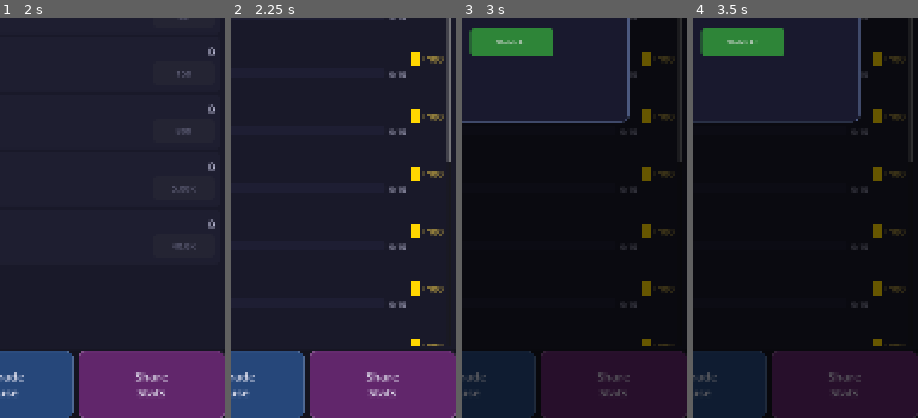
Above: before the commit, frames 1-4 (left to right).
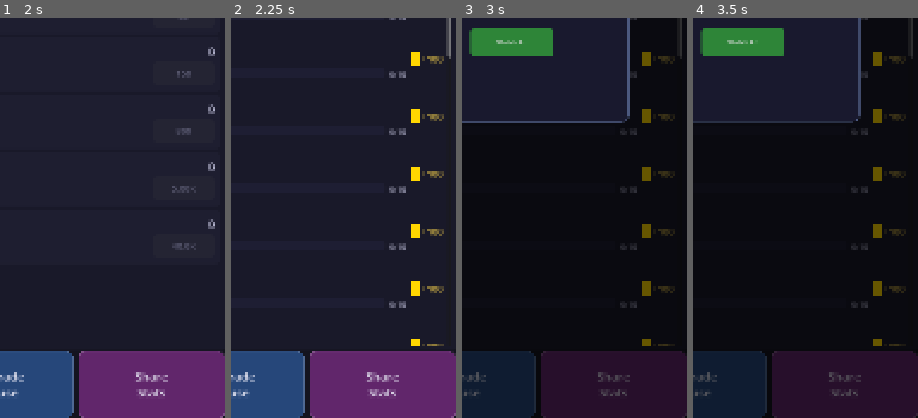
Above: after the commit, the same moments.

Repository: liuchangchangchang/cat-tuber
Game: Godot game, scene res://src/scenes/main_game.tscn
Same seed, same stepped clock (60 frames per second), same inputs: the game is played once before the commit and once after it.
Inputs:
- Up to frame 1 (2 s): click "Food" at 0.5 s; click "Toys" at 1.25 s
- Up to frame 2 (2.25 s): click "Awards" at 2 s
- Up to frame 3 (3 s): click "Boost 2x" at 2.75 s
- Up to frame 4 (3.5 s): no input
The pictures show only the part of the screen within x 50-100%, y 50-100%; the shares and areas given below are measured in that part.

Frame 1 is identical in both runs. In frame 2, 0.6% of the frame differs, in the area x 95-98%, y 9-36%; in frame 3, 0.2%; in frame 4, 0.2%.

Commit message:
Design 31 real achievements across 7 categories with balanced rewards
Categories: Earnings (6 tiers: 100 to 10M), CPS (5 tiers: 1 to 10K),
Food (4 tiers: 3 to 100), Toys (4 tiers: 3 to 100), Tapping (4 tiers:
10 to 2K), Viewers (4 tiers: 10 to 1K), Houses (4 tiers: all 4 upgrades).

Rewards scale with progression: early achievements give ~25% of target
as reward, late achievements give ~5-10%. House achievements give ~20%
of house cost to cushion prestige resets.

Added tap_count tracking to GameManager and tap_count/viewers types to
AchievementManager.

Co-Authored-By: Claude Opus 4.6 (1M context) <noreply@anthropic.com>

Diff:
--- a/data/achievements.json
+++ b/data/achievements.json
@@ -1,17 +1,41 @@
 {
     "achievements": [
-        {"id": "first_coins", "name": "First Earnings", "desc": "Earn 100 coins total", "type": "earned", "target": 100, "reward": 50},
-        {"id": "food_5", "name": "Cat Feeder", "desc": "Buy 5 food items", "type": "food_count", "target": 5, "reward": 100},
-        {"id": "toy_5", "name": "Playful Owner", "desc": "Buy 5 toy items", "type": "toy_count", "target": 5, "reward": 100},
-        {"id": "earned_1k", "name": "Hundredaire", "desc": "Earn 1,000 coins total", "type": "earned", "target": 1000, "reward": 200},
-        {"id": "cps_10", "name": "Income Stream", "desc": "Reach 10 coins/sec", "type": "cps", "target": 10, "reward": 500},
-        {"id": "food_20", "name": "Cat Gourmet", "desc": "Buy 20 food items", "type": "food_count", "target": 20, "reward": 500},
-        {"id": "toy_20", "name": "Toy Hoarder", "desc": "Buy 20 toy items", "type": "toy_count", "target": 20, "reward": 500},
-        {"id": "earned_10k", "name": "Thousandaire", "desc": "Earn 10,000 coins total", "type": "earned", "target": 10000, "reward": 1000},
-        {"id": "cps_50", "name": "Money Machine", "desc": "Reach 50 coins/sec", "type": "cps", "target": 50, "reward": 2000},
-        {"id": "new_house", "name": "Moving Up", "desc": "Upgrade to a new house", "type": "house_index", "target": 1, "reward": 5000},
-        {"id": "food_50", "name": "Master Chef", "desc": "Buy 50 food items", "type": "food_count", "target": 50, "reward": 3000},
-        {"id": "earned_1m", "name": "Millionaire", "desc": "Earn 1,000,000 coins total", "type": "earned", "target": 1000000, "reward": 50000},
-        {"id": "cps_500", "name": "Tycoon", "desc": "Reach 500 coins/sec", "type": "cps", "target": 500, "reward": 100000}
+        {"id": "earn_100",     "name": "First Steps",      "desc": "Earn 100 coins total",          "type": "earned",     "target": 100,       "reward": 25},
+        {"id": "earn_1k",      "name": "Pocket Money",     "desc": "Earn 1,000 coins total",        "type": "earned",     "target": 1000,      "reward": 150},
+        {"id": "earn_10k",     "name": "Savings Account",  "desc": "Earn 10,000 coins total",       "type": "earned",     "target": 10000,     "reward": 1000},
+        {"id": "earn_100k",    "name": "Big Spender",      "desc": "Earn 100,000 coins total",      "type": "earned",     "target": 100000,    "reward": 8000},
+        {"id": "earn_1m",      "name": "Millionaire Cat",  "desc": "Earn 1,000,000 coins total",    "type": "earned",     "target": 1000000,   "reward": 75000},
+        {"id": "earn_10m",     "name": "Meow-llionaire",   "desc": "Earn 10,000,000 coins total",   "type": "earned",     "target": 10000000,  "reward": 500000},
+
+        {"id": "cps_1",        "name": "Dripping Coins",   "desc": "Reach 1 coin per second",       "type": "cps",        "target": 1,         "reward": 15},
+        {"id": "cps_10",       "name": "Steady Income",    "desc": "Reach 10 coins per second",     "type": "cps",        "target": 10,        "reward": 200},
+        {"id": "cps_100",      "name": "Cash Flow",        "desc": "Reach 100 coins per second",    "type": "cps",        "target": 100,       "reward": 5000},
+        {"id": "cps_1k",       "name": "Money Printer",    "desc": "Reach 1,000 coins per second",  "type": "cps",        "target": 1000,      "reward": 100000},
+        {"id": "cps_10k",      "name": "Infinite Money",   "desc": "Reach 10,000 coins per second", "type": "cps",        "target": 10000,     "reward": 1000000},
+
+        {"id": "food_3",       "name": "Snack Time",       "desc": "Buy 3 food items",              "type": "food_count", "target": 3,         "reward": 30},
+        {"id": "food_15",      "name": "Well Fed",         "desc": "Buy 15 food items",             "type": "food_count", "target": 15,        "reward": 500},
+        {"id": "food_50",      "name": "Gourmet Chef",     "desc": "Buy 50 food items",             "type": "food_count", "target": 50,        "reward": 5000},
+        {"id": "food_100",     "name": "Food Hoarder",     "desc": "Buy 100 food items",            "type": "food_count", "target": 100,       "reward": 25000},
+
+        {"id": "toy_3",        "name": "First Toy",        "desc": "Buy 3 toy items",               "type": "toy_count",  "target": 3,         "reward": 50},
+        {"id": "toy_15",       "name": "Playroom",         "desc": "Buy 15 toy items",              "type": "toy_count",  "target": 15,        "reward": 500},
+        {"id": "toy_50",       "name": "Toy Mountain",     "desc": "Buy 50 toy items",              "type": "toy_count",  "target": 50,        "reward": 5000},
+        {"id": "toy_100",      "name": "Toy Empire",       "desc": "Buy 100 toy items",             "type": "toy_count",  "target": 100,       "reward": 25000},
+
+        {"id": "tap_10",       "name": "Cat Petter",       "desc": "Tap the cat 10 times",          "type": "tap_count",  "target": 10,        "reward": 10},
+        {"id": "tap_100",      "name": "Tap Dancer",       "desc": "Tap the cat 100 times",         "type": "tap_count",  "target": 100,       "reward": 200},
+        {"id": "tap_500",      "name": "Turbo Tapper",     "desc": "Tap the cat 500 times",         "type": "tap_count",  "target": 500,       "reward": 2000},
+        {"id": "tap_2k",       "name": "Tap Legend",       "desc": "Tap the cat 2,000 times",       "type": "tap_count",  "target": 2000,      "reward": 15000},
+
+        {"id": "view_10",      "name": "Going Live",       "desc": "Reach 10 viewers",              "type": "viewers",    "target": 10,        "reward": 100},
+        {"id": "view_50",      "name": "Popular Stream",   "desc": "Reach 50 viewers",              "type": "viewers",    "target": 50,        "reward": 2000},
+        {"id": "view_200",     "name": "Viral Cat",        "desc": "Reach 200 viewers",             "type": "viewers",    "target": 200,       "reward": 20000},
+        {"id": "view_1k",      "name": "Internet Famous",  "desc": "Reach 1,000 viewers",           "type": "viewers",    "target": 1000,      "reward": 150000},
+
+        {"id": "house_1",      "name": "First Upgrade",    "desc": "Move to a new house",           "type": "house_index","target": 1,         "reward": 2000},
+        {"id": "house_2",      "name": "Suburban Life",     "desc": "Move to the Suburban Home",     "type": "house_index","target": 2,         "reward": 20000},
+        {"id": "house_3",      "name": "Living Large",     "desc": "Move to the Luxury Mansion",    "type": "house_index","target": 3,         "reward": 200000},
+        {"id": "house_4",      "name": "Celebrity Status", "desc": "Move to the Celebrity Penthouse","type": "house_index","target": 4,         "reward": 2000000}
     ]
 }
--- a/src/autoload/achievement_manager.gd
+++ b/src/autoload/achievement_manager.gd
@@ -53,6 +53,10 @@
 			return GameManager.coins_per_second
 		"house_index":
 			return GameManager.get_current_house_index()
+		"tap_count":
+			return GameManager.tap_count
+		"viewers":
+			return GameManager.viewer_count
 	return 0.0
 
 
--- a/src/autoload/game_manager.gd
+++ b/src/autoload/game_manager.gd
@@ -19,6 +19,7 @@
 
 var ad_boost_active: bool = false
 var ad_boost_remaining: float = 0.0
+var tap_count: int = 0
 
 var _balance: Dictionary = {}
 var _foods: Array = []
@@ -102,6 +103,7 @@
 
 
 func tap() -> void:
+	tap_count += 1
 	var total_owned := _get_total_owned()
 	var amount := Economy.get_tap_value(
 		_balance.get("tap_bonus_coins", 1),
@@ -249,6 +251,7 @@
 		"food_counts": food_counts.duplicate(),
 		"toy_counts": toy_counts.duplicate(),
 		"ad_boost_remaining": ad_boost_remaining,
+		"tap_count": tap_count,
 		"timestamp": Time.get_unix_time_from_system(),
 	}
 
@@ -261,6 +264,7 @@
 	food_counts = data.get("food_counts", {})
 	toy_counts = data.get("toy_counts", {})
 	ad_boost_remaining = data.get("ad_boost_remaining", 0.0)
+	tap_count = int(data.get("tap_count", 0))
 	if ad_boost_remaining > 0:
 		ad_boost_active = true
 	_recalculate_cps()
